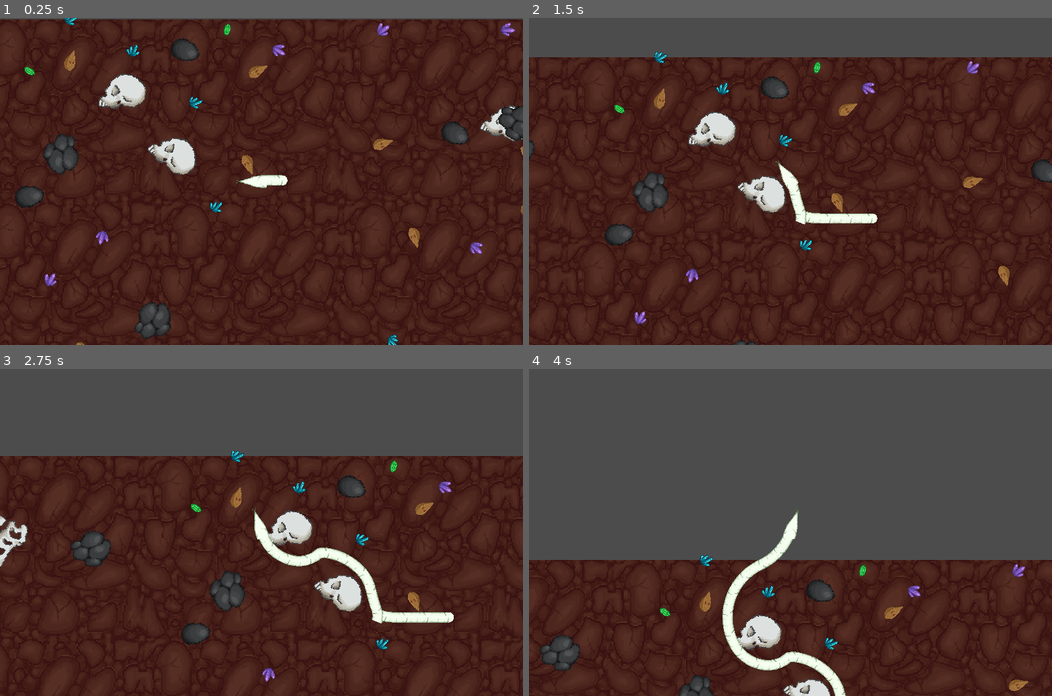
Above: before the commit, frames 1-4 (two rows, left to right).
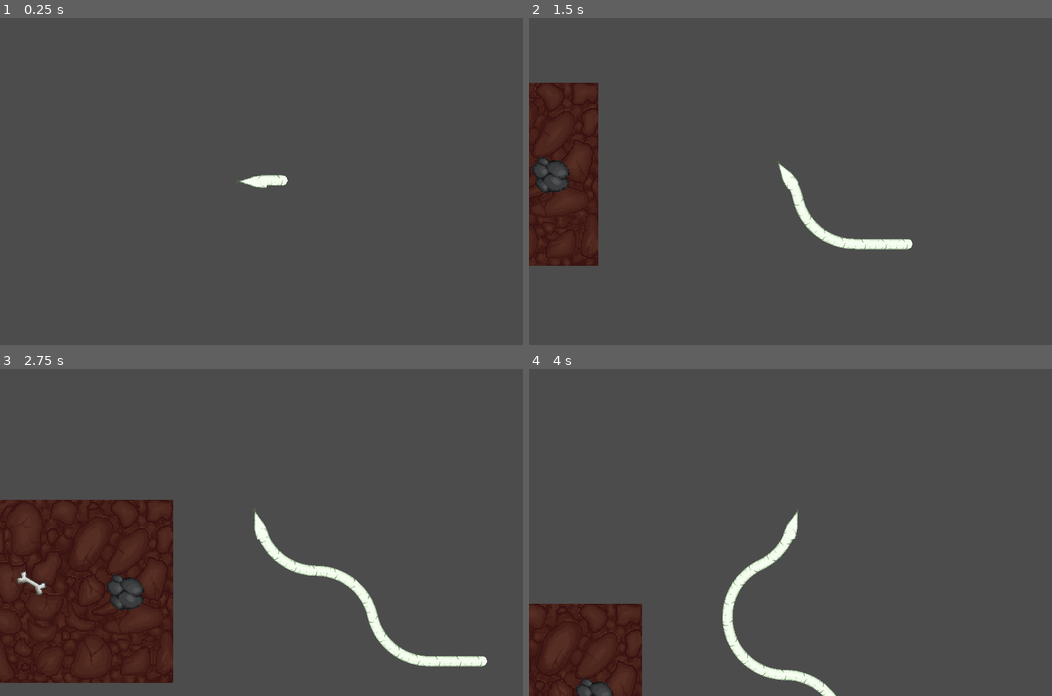
Above: after the commit, the same moments.

Repository: 0xOnyx/GGJ
Game: Godot game, scene res://scenes/main.tscn
Two runs of this game, one before a commit and one after it. Both use one fixed random seed, a clock stepped at 60 frames per second and the inputs below.
Inputs:
- Up to frame 1 (0.25 s): no input
- Up to frame 2 (1.5 s): hold D (right) 0.53-1.28 s; hold A (left) from 1.28 s (still down)
- Up to frame 3 (2.75 s): release A (left) at 2.03 s; hold D (right) from 2.03 s (still down)
- Up to frame 4 (4 s): release D (right) at 3.53 s; hold A (left) from 3.53 s (still down)

The runs differ from the first frame. In frame 1, 98% of the frame differs, in the area x 0-100%, y 0-100%; in frame 2, 80%; in frame 3, 56%; in frame 4, 36%.

Commit message:
call or set deffered who knows

Diff:
--- a/scenes/collectable/Collectable.tscn
+++ b/scenes/collectable/Collectable.tscn
@@ -28,5 +28,7 @@
 
 [node name="DeathparticlesTimer" type="Timer" parent="."]
 
+[node name="VisibilityEnabler2D" type="VisibilityEnabler2D" parent="."]
+
 [connection signal="body_entered" from="." to="." method="_on_Collectable_body_entered"]
 [connection signal="timeout" from="DeathparticlesTimer" to="." method="_on_DeathparticlesTimer_timeout"]
--- a/scripts/backgroundTileMap.gd
+++ b/scripts/backgroundTileMap.gd
@@ -2,7 +2,7 @@
 
 var current_level = 1
 var map_set
-var size = 1760;
+var size = 176;
 var last = Vector2(0, size)
 
 var shape = RectangleShape2D.new()
@@ -26,6 +26,7 @@
 	load_image_to_tilemap(texture, Vector2(size, size), Vector2(0, 0) )
 	shape.set_extents(Vector2(size / 2, 10))
 	$Area2D/CollisionShape2D.set_shape(shape)
+#	set_deferred("shape", shape)
 	$Area2D.set_position(Vector2(size / 2, size / 2))
 
 
@@ -55,11 +56,17 @@
 			if (noise_collectable.get_noise_2d(x, y) >= 0.4):
 				tmp_instance = Collectable.instance()
 				tmp_instance.set_position(Vector2(x, y))
-				add_child(tmp_instance)
+#				add_child(tmp_instance)
+				call_deferred("add_child", tmp_instance)
 			elif (noise_rock.get_noise_2d(x, y) >= 0.47):
 				tmp_instance = Rock.instance()
 				tmp_instance.set_position(Vector2(x, y))
-				add_child(tmp_instance)
+#				add_child(tmp_instance)
+				call_deferred("add_child", tmp_instance)
+
+#			set_deferred("position", Vector2(x, y))
+#			tmp_instance.set_position(Vector2(x, y))
+#			add_child(tmp_instance)
 	tilemap.z_index = -1
 	tilemap.position = position
 	add_child(tilemap)
--- a/scripts/collectable.gd
+++ b/scripts/collectable.gd
@@ -24,7 +24,7 @@
 	var shape = CircleShape2D.new()
 	shape.set_radius($Sprite.get_texture().get_width()*.4)
 #	var collision = CollisionShape2D.new()
-	$CollisionShape2D.set_shape(shape)
+	$CollisionShape2D.set_deferred("shape", shape)
 	$Sprite.set_rotation_degrees(rand_range(0, 180))
 
 
--- a/scripts/obstacle/obstacle.gd
+++ b/scripts/obstacle/obstacle.gd
@@ -23,5 +23,6 @@
 	var shape = CircleShape2D.new()
 	shape.set_radius($Sprite.get_texture().get_width()*.48)
 #	var collision = CollisionShape2D.new()
-	$CollisionShape2D.set_shape(shape)
+	$CollisionShape2D.set_deferred("shape", shape)
+#	$CollisionShape2D.set_shape(shape)
 	$Sprite.set_rotation_degrees(rand_range(0, 180))
